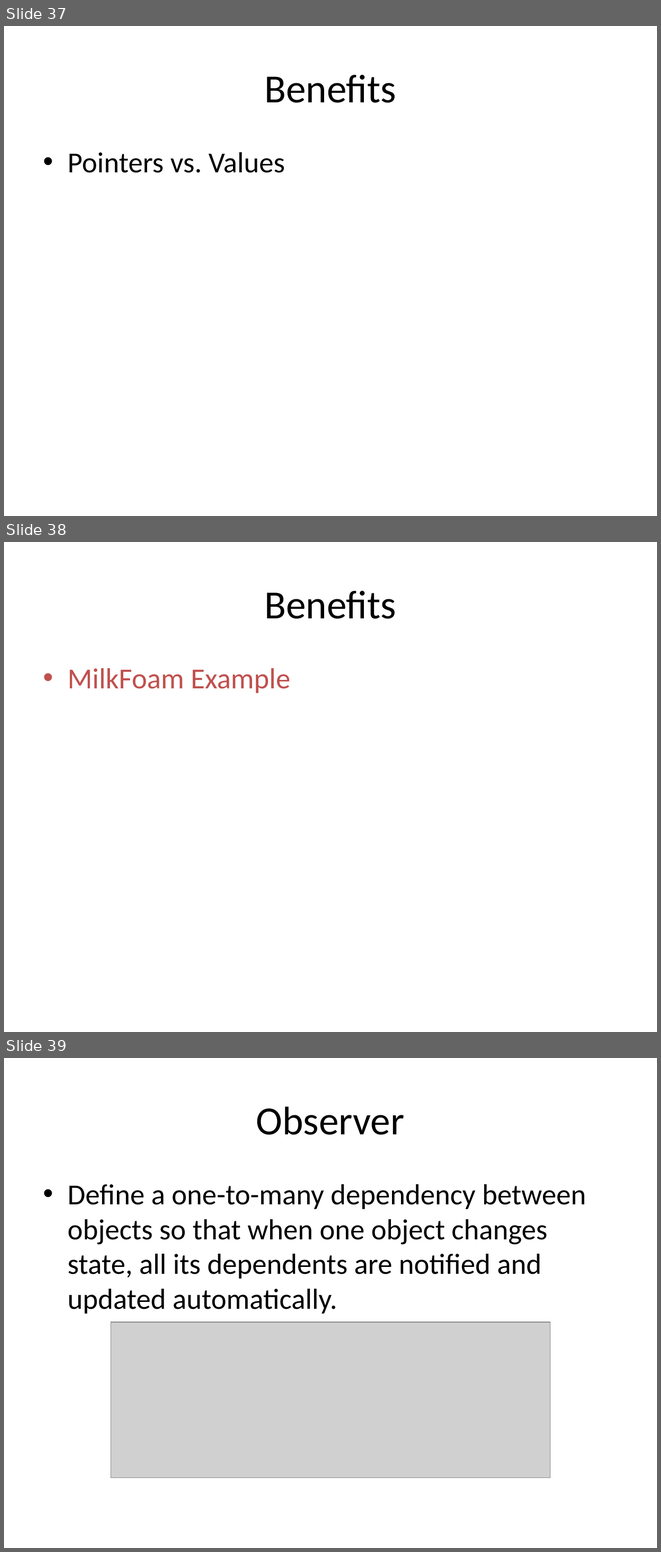
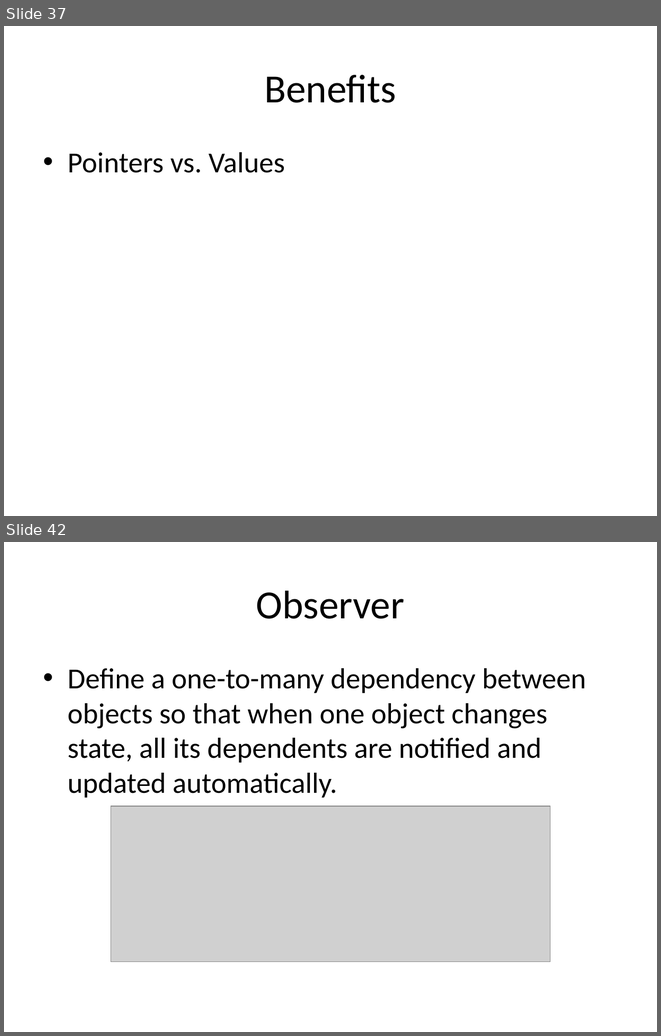
Before and after one commit to kamyu104/GofPatterns, a slide deck: Effective patterns.ppt. Shown one above the other, each under a label of ours: slides 37, 38 and 39 before the commit, slides 37 and 42 after it; the slides between them are not shown. The pictures are 661x1552 and 661x1036 pixels, drawn with LibreOffice and Linux fonts; fonts in the diff are those of the drawing; grey boxes stand for pictures. Boxes give left, top, right and bottom in pixels: in the first picture for what was removed or moved away, otherwise in the second. Text is boxed around its words. In the diff, an @@ line names an element or a change of style, - is before the commit and + after.

Commit message:
added MilkFoam exampel for references vs.values

```diff
--- a/Effective patterns.ppt
+++ b/Effective patterns.ppt
@@ slide 38 removed at (x1=4, y1=542, x2=657, y2=1032), background #FFFFFF @@
@@ title removed at (x1=264, y1=591, x2=396, y2=619) @@
-Benefits
@@ text removed at (x1=68, y1=668, x2=290, y2=693) @@
-• MilkFoam Example
@@ what was slide 39 is now slide 42 @@
```
Also in this commit, not shown: 8 slides changed, 6 slides added, 2 other files.
